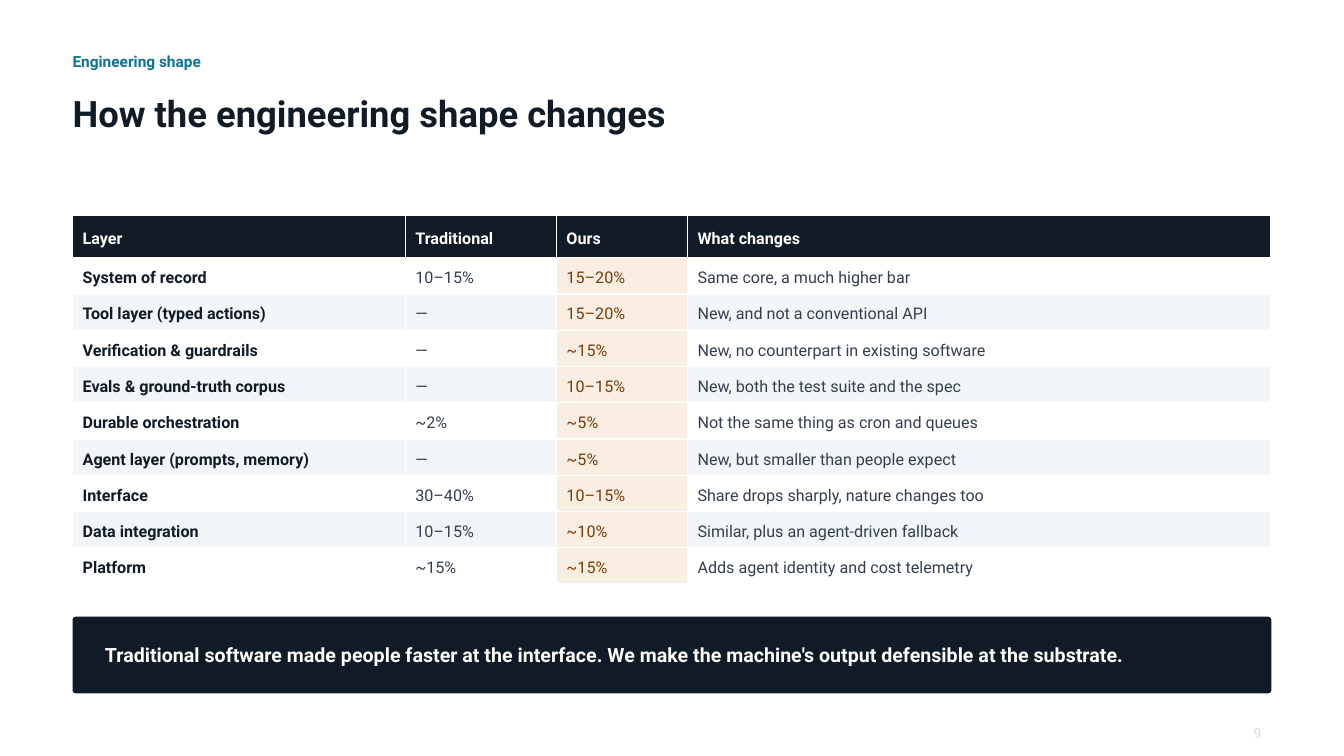
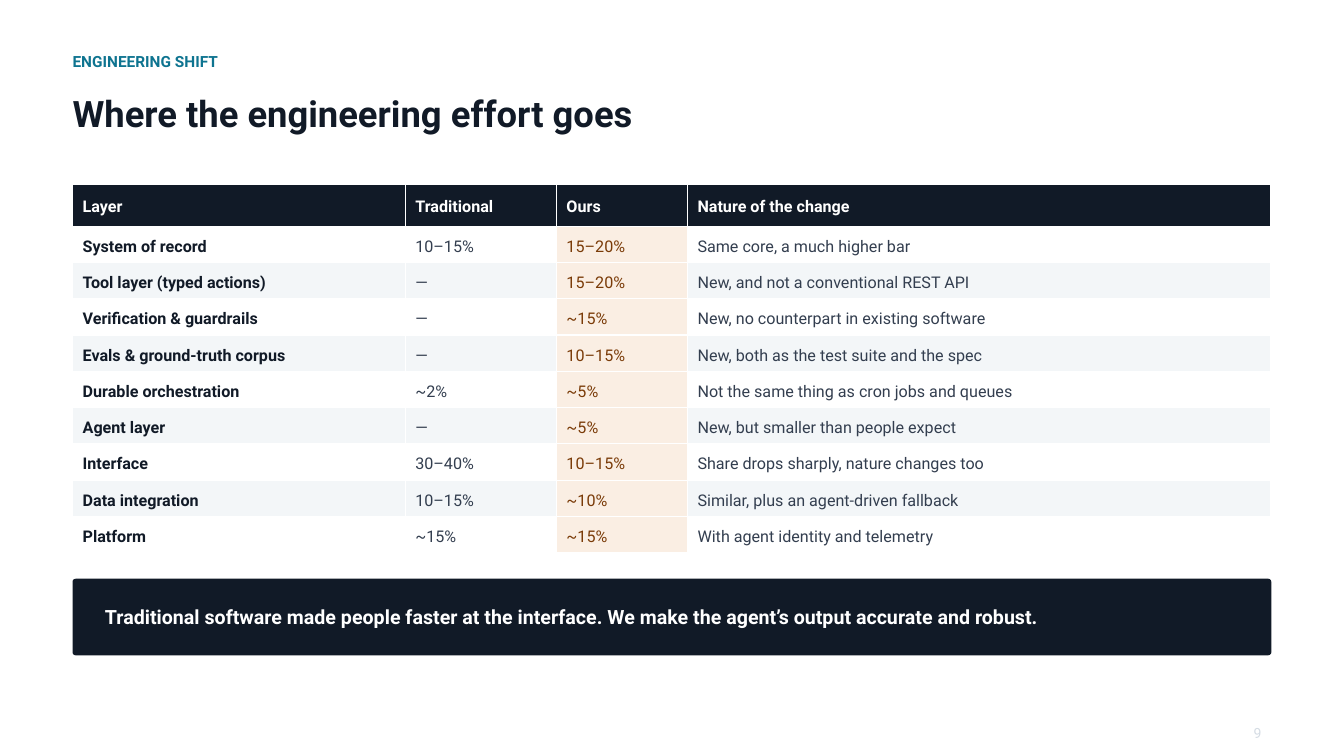
Before and after one commit to cllu/aimi-accounting-software-proposal, a slide deck: slide 10 of agent-native-accounting-deck.pptx. Drawn at 1344x756 pixels with LibreOffice and Linux fonts; fonts in the diff are those of the drawing. Boxes give left, top, right and bottom in pixels: in the first picture for what was removed or moved away, otherwise in the second. Text is boxed around its words. In the diff, an @@ line names an element or a change of style, - is before the commit and + after.

Commit message:
Update wording

```diff
--- a/agent-native-accounting-deck.pptx
+++ b/agent-native-accounting-deck.pptx
@@ text at [73, 56, 218, 67]: text changed @@
-Engineering shape
+ENGINEERING SHIFT
@@ text at [73, 99, 633, 135]: text changed @@
-How the engineering shape changes
+Where the engineering effort goes
@@ table at [73, 184, 1271, 553] @@
-row 1, column 4: What changes
+row 1, column 4: Nature of the change
-row 3, column 4: New, and not a conventional API
+row 3, column 4: New, and not a conventional REST API
-row 5, column 4: New, both the test suite and the spec
+row 5, column 4: New, both as the test suite and the spec
-row 6, column 4: Not the same thing as cron and queues
+row 6, column 4: Not the same thing as cron jobs and queues
-row 7, column 1: Agent layer (prompts, memory)
+row 7, column 1: Agent layer
-row 10, column 4: Adds agent identity and cost telemetry
+row 10, column 4: With agent identity and telemetry
@@ table: place and size @@
-table at [73, 216, 1271, 585]
+table at [73, 184, 1271, 553]
@@ rounded rectangle: place and size @@
-rounded rectangle at [73, 617, 1271, 694]
+rounded rectangle at [73, 579, 1271, 655]
@@ text at [105, 609, 1037, 628]: text changed @@
-Traditional software made people faster at the interface. We make the machine's output defensible at the substrate.
+Traditional software made people faster at the interface. We make the agent’s output accurate and robust.
```
Also in this commit, not shown: 9 other slides changed.
